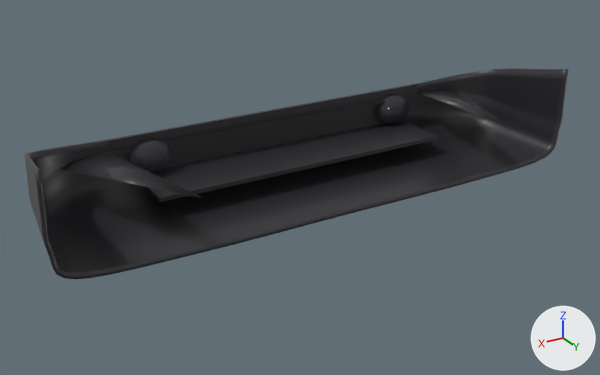
A saved change to the glTF model car-model/out/FrontBumper_Street.glb.
Before and after are seen from a 50 mm lens placed at (1.404, 0.343, 1.359), pointed at (0.07, -1.88, 0.247). Lighting does not change. The marker at lower right points along +X, +Y and +Z. The first picture is the older version. Where no turn or scale is listed for an object, it has been applied to the vertices. Vertices at exactly the same position are counted once.

Names of what the first picture shows: 'FrontBumper_Street'.
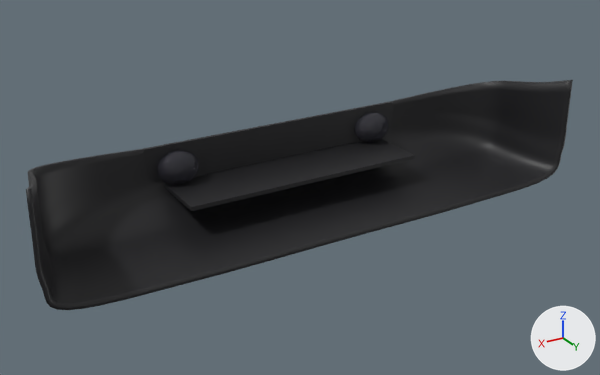
What the commit changed:
me_frontbumper_street is used by ob_frontbumper_street; location (0.0, 0.0, 0.0).
me_frontbumper_street had 2956 vertices, 5888 faces and spanned x -0.97..0.97, y -2.21..-1.56, z 0.2..0.56.
me_frontbumper_street now has 2956 vertices, 5888 faces and spans x -1.0..1.0, y -2.21..-1.7, z 0.11..0.51.
me_frontbumper_street part 1: the loose piece of 8 vertices spanning x -0.56..0.56, y -2.2..-1.92, z 0.29..0.3 is scaled about its middle by (0.811, 1, 1), then moved by (0.0, 0.0, -0.06).
me_frontbumper_street part 2: the loose piece of 146 vertices spanning x -0.57..-0.42, y -2.18..-2.08, z 0.3..0.42 is moved by (0.09, 0.0, -0.06).
me_frontbumper_street part 3: the loose piece of 146 vertices spanning x 0.42..0.57, y -2.18..-2.08, z 0.3..0.42 is moved by (-0.09, 0.0, -0.06).
me_frontbumper_street part 4: 2640 of 2956 vertices moved; they spanned x -0.97..0.97, y -2.16..-1.56, z 0.2..0.56 and now span x -1.0..1.0, y -2.16..-1.7, z 0.11..0.51; mean shift (0.0, 0.0, -0.08); largest move (0.56, -1.56, 0.44) -> (0.68, -2.13, 0.32).
Other edits to the shape of me_frontbumper_street do not show in these pictures.

Boxes (x1, y1, x2, y2) around the edits, measured in the pictures (600 x 375 px; the box of a moved part takes in the faces that stretch with it):
'FrontBumper_Street', reshaped (9% taller): before (24, 68, 568, 279); after (26, 80, 573, 310)
part 1 of me_frontbumper_street, moved or reshaped: before (142, 121, 438, 202); after (164, 139, 415, 211)
part 2 of me_frontbumper_street, moved or reshaped: before (375, 95, 409, 125); after (354, 112, 389, 143)
part 3 of me_frontbumper_street, moved or reshaped: before (129, 140, 173, 174); after (157, 150, 199, 185)
part 4 of me_frontbumper_street, moved or reshaped: before (24, 68, 568, 279); after (26, 80, 573, 310)
